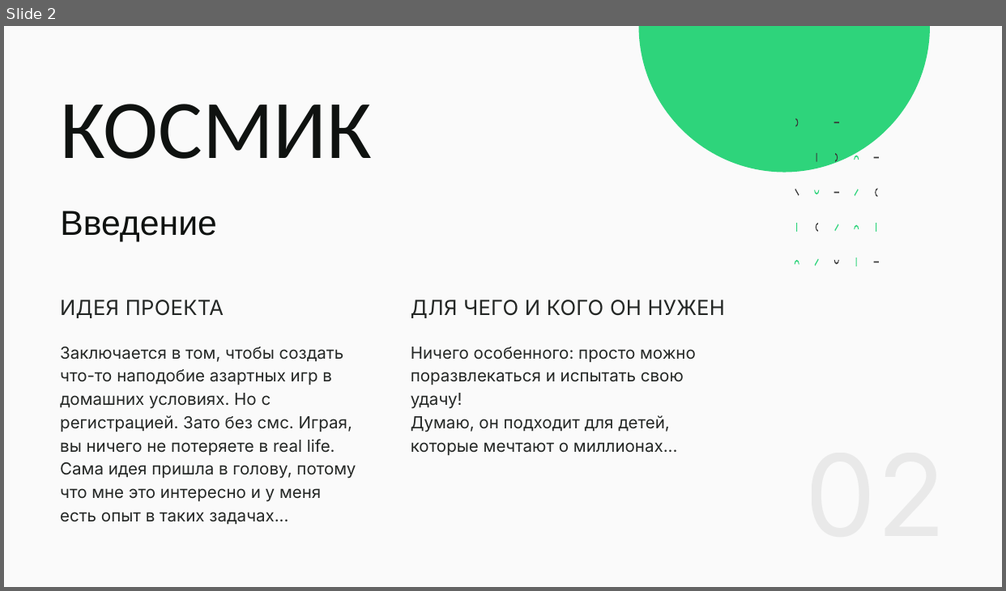
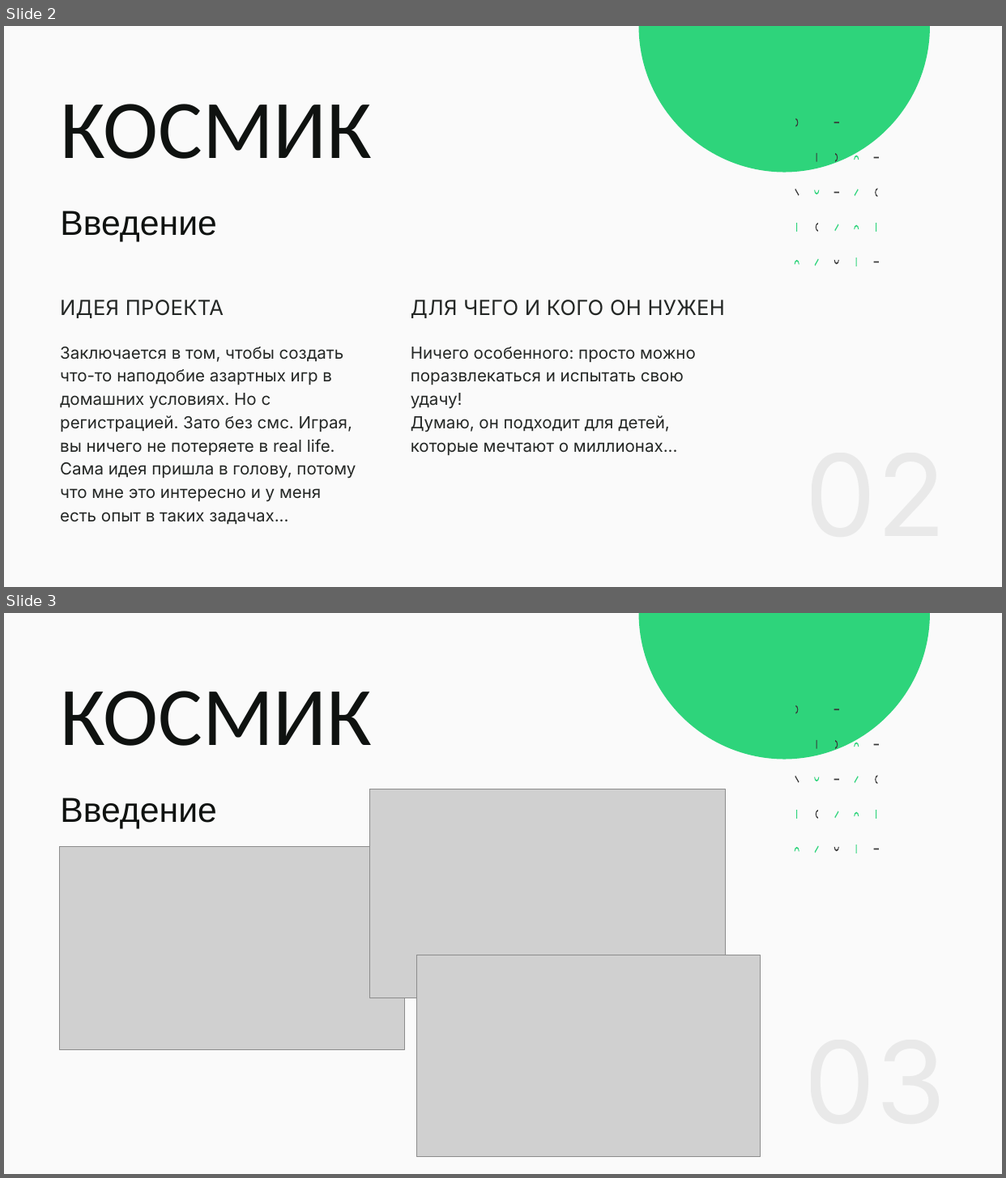
Before and after one commit to NikitaMulyar/qt_project, a slide deck: КОСМИК.pptx. Shown one above the other, each under a label of ours: slide 2 before the commit, slides 2 and 3 after it. The pictures are 1006x591 and 1006x1178 pixels, drawn with LibreOffice and Linux fonts; fonts in the diff are those of the drawing; grey boxes stand for pictures. Boxes give left, top, right and bottom in pixels: in the first picture for what was removed or moved away, otherwise in the second. Text is boxed around its words. In the diff, an @@ line names an element or a change of style, - is before the commit and + after.

Commit message:
VERSION 2.0 Presentation update

```diff
--- a/КОСМИК.pptx
+++ b/КОСМИК.pptx
@@ slide 3 added at (x1=4, y1=613, x2=1002, y2=1174), background #FAFAFA @@
@@ freeform shape added at (x1=639, y1=613, x2=930, y2=759), fill #2ED47B @@
@@ text added at (x1=60, y1=691, x2=372, y2=746), 120 pt, text #0F1210 @@
+КОСМИК
@@ freeform shape added at (x1=795, y1=705, x2=879, y2=851), fill #383838 @@
@@ freeform shape added at (x1=795, y1=705, x2=878, y2=854), fill #2ED47B @@
@@ text added at (x1=60, y1=798, x2=217, y2=829), 50 pt, text #0F1210 @@
+Введение
@@ picture added at (x1=370, y1=789, x2=725, y2=999) @@
@@ picture added at (x1=59, y1=846, x2=404, y2=1050) @@
@@ picture added at (x1=416, y1=955, x2=760, y2=1157) @@
```
Also in this commit, not shown: 2 slides changed, 1 other slide added.
